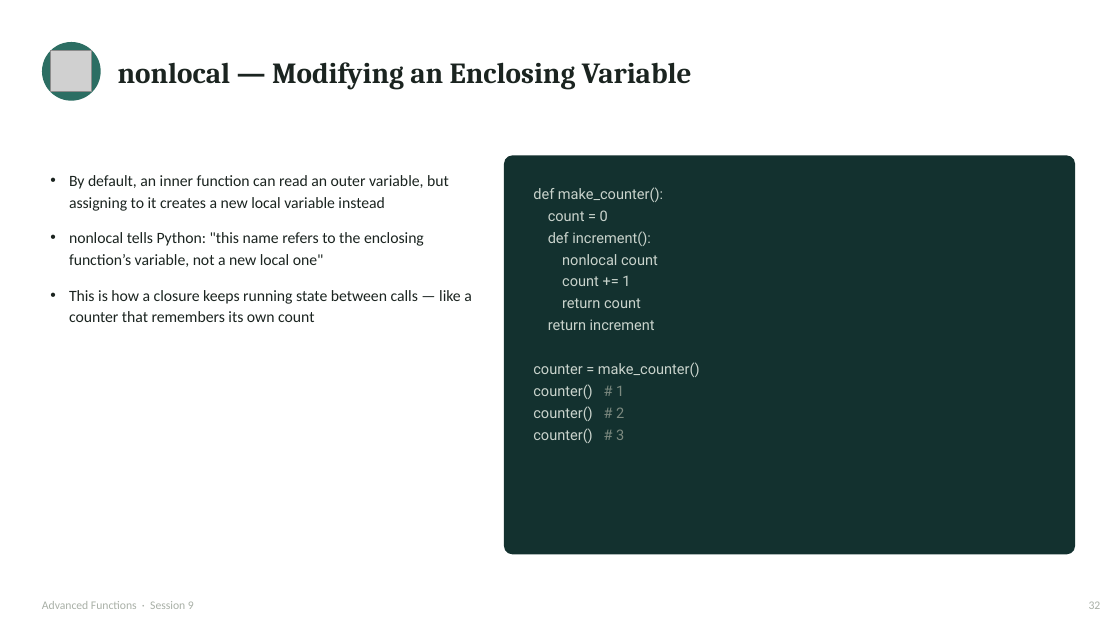
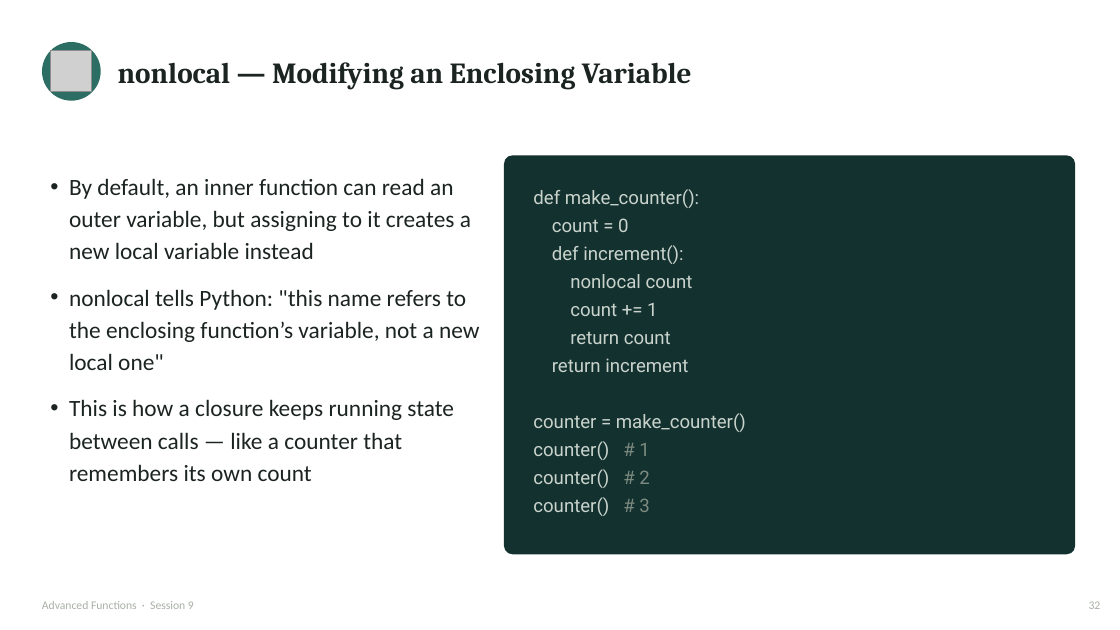
Before and after one commit to waseem-development/ai-ml-course, a slide deck: slide 32 of slides/1_python_slides/8_advanced_functions.pptx. Drawn at 1120x630 pixels with LibreOffice and Linux fonts; fonts in the diff are those of the drawing; grey boxes stand for pictures. Boxes give left, top, right and bottom in pixels: in the first picture for what was removed or moved away, otherwise in the second. Text is boxed around its words. In the diff, an @@ line names an element or a change of style, - is before the commit and + after.

```diff
--- a/slides/1_python_slides/8_advanced_functions.pptx
+++ b/slides/1_python_slides/8_advanced_functions.pptx
@@ text "By default, an inner function ..." at [69,178,479,481]: size 13.5 to 20 pt @@
@@ text "def make_counter():" at [533,189,746,516]: size 12.5 to 16 pt @@
```
Also in this commit, not shown: 1 other slide changed, 10 other files.
